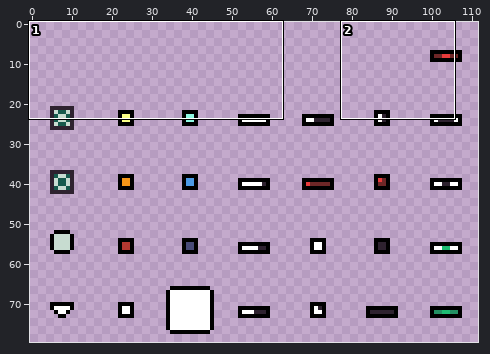
Pixel-art file -- Projects/TastyRoad/Assets/Sprites/Ingame_UI.aseprite. The picture above shows the old version from afar; the outline marks the close-up.
Close-up. Earlier state:
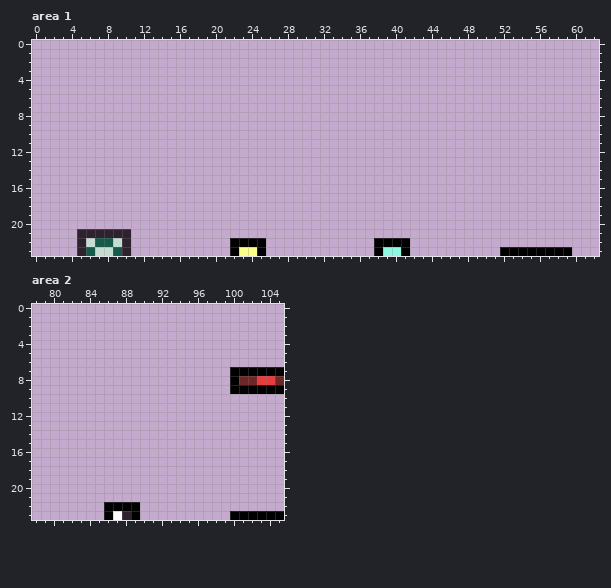
112x80 pixels, 1 frame. Shown: area 1: x 0..62, y 0..23; area 2: x 78..105, y 0..23.
After the commit:
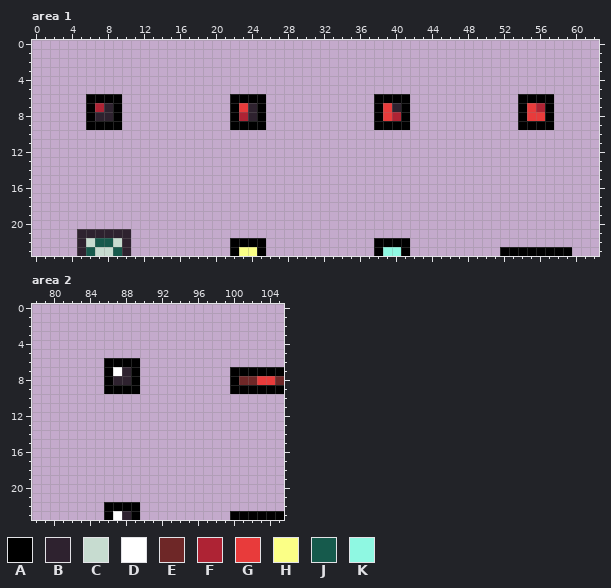
Palette (. is transparent): A #000000  B #2e222f  C #c7dcd0  D #ffffff  E #6e2727  F #ae2334  G #e83b3b  H #fbff86  J #165a4c  K #8ff8e2
The exact change:
--- area 1
@@ x 0..62 @@
  5 ...............................................................
- 6 ...............................................................
- 7 ...............................................................
- 8 ...............................................................
- 9 ...............................................................
+ 6 ......AAAA............AAAA............AAAA............AAAA.....
+ 7 ......AFBA............AGBA............AGBA............AGFA.....
+ 8 ......ABBA............AFBA............AGFA............AGGA.....
+ 9 ......AAAA............AAAA............AAAA............AAAA.....
 10 ...............................................................
--- area 2
@@ x 84..91 @@
  5 ........
- 6 ........
- 7 ........
- 8 ........
- 9 ........
+ 6 ..AAAA..
+ 7 ..ADBA..
+ 8 ..ABBA..
+ 9 ..AAAA..
 10 ........
Pixel boxes of the changes (left, top, right, bottom) in both close-ups:
added: (86, 94, 122, 130)
added: (230, 94, 266, 130)
added: (374, 94, 410, 130)
added: (518, 94, 554, 130)
added: (104, 358, 140, 394)
